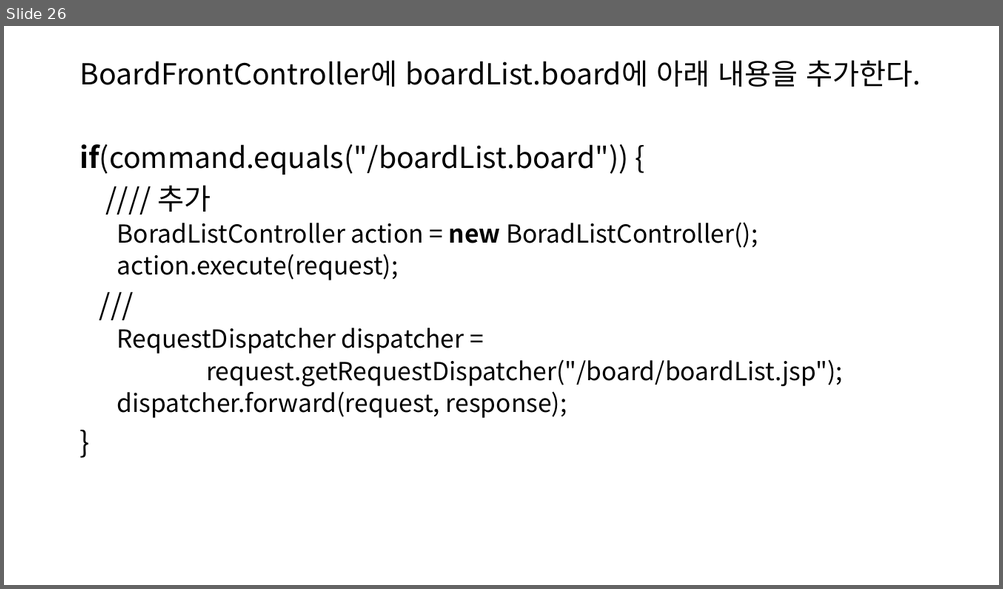
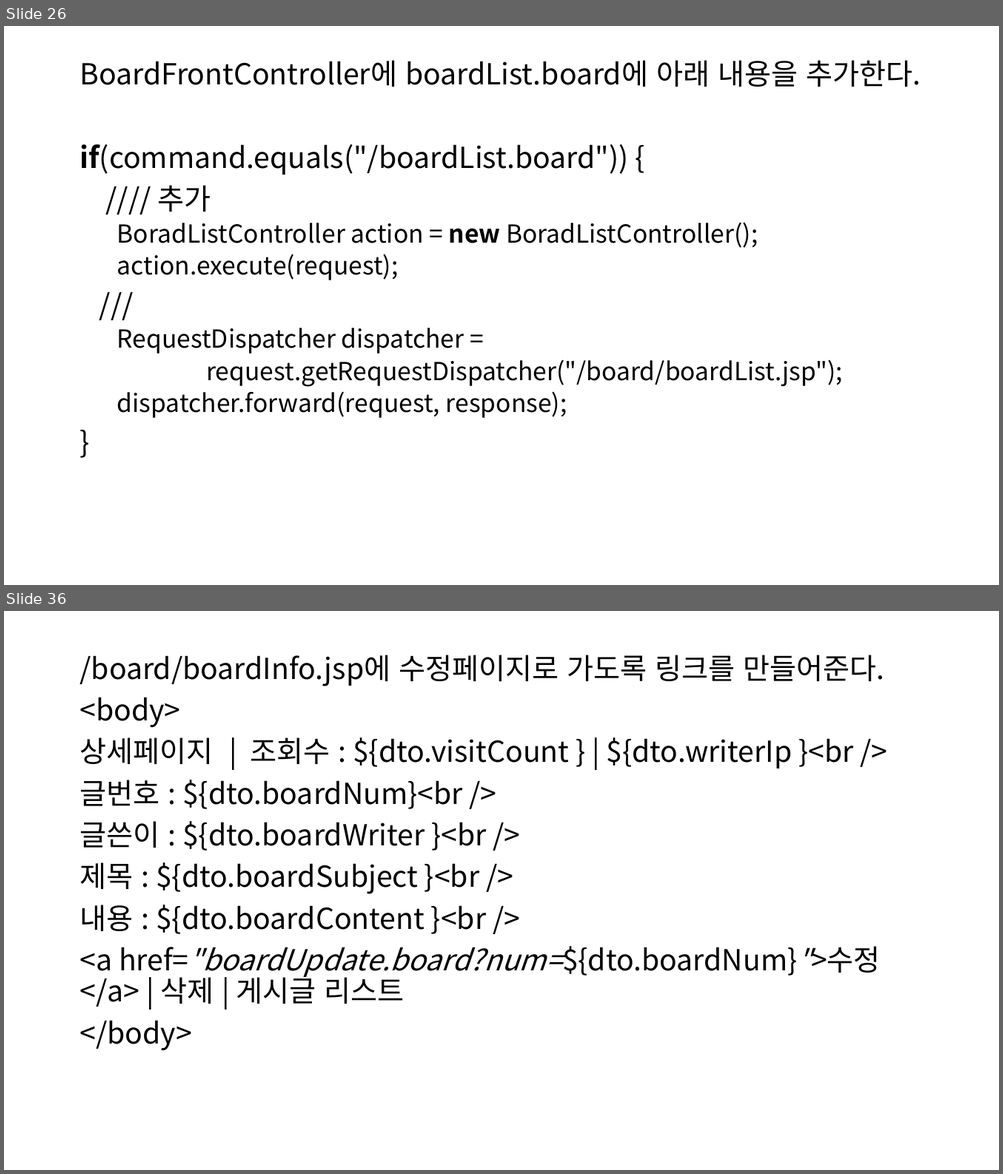
Before and after one commit to SoongMoo/hkblockchain220914, a slide deck: WEB/JSP/board.pptx. Shown one above the other, each under a label of ours: slide 26 before the commit, slides 26 and 36 after it; the slides between them are not shown. The pictures are 1003x589 and 1003x1174 pixels, drawn with LibreOffice and Linux fonts; fonts in the diff are those of the drawing. Boxes give left, top, right and bottom in pixels: in the first picture for what was removed or moved away, otherwise in the second. Text is boxed around its words. In the diff, an @@ line names an element or a change of style, - is before the commit and + after.

```diff
--- a/WEB/JSP/board.pptx
+++ b/WEB/JSP/board.pptx
@@ slide 36 added at [4, 611, 999, 1170], background #FFFFFF @@
@@ text added at [79, 655, 884, 1051], 28 pt, text #000000 @@
+/board/boardInfo.jsp에 수정페이지로 가도록 링크를 만들어준다.
+<body>
+상세페이지 | 조회수 : ${dto.visitCount } | ${dto.writerIp }<br />
+글번호 : ${dto.boardNum}<br />
+글쓴이 : ${dto.boardWriter }<br />
+제목 : ${dto.boardSubject }<br />
+내용 : ${dto.boardContent }<br />
+<a href="boardUpdate.board?num=${dto.boardNum}">수정</a> | 삭제 | 게시글 리스트
+</body>
```
Also in this commit, not shown: 1 slide changed, 19 other slides added.
